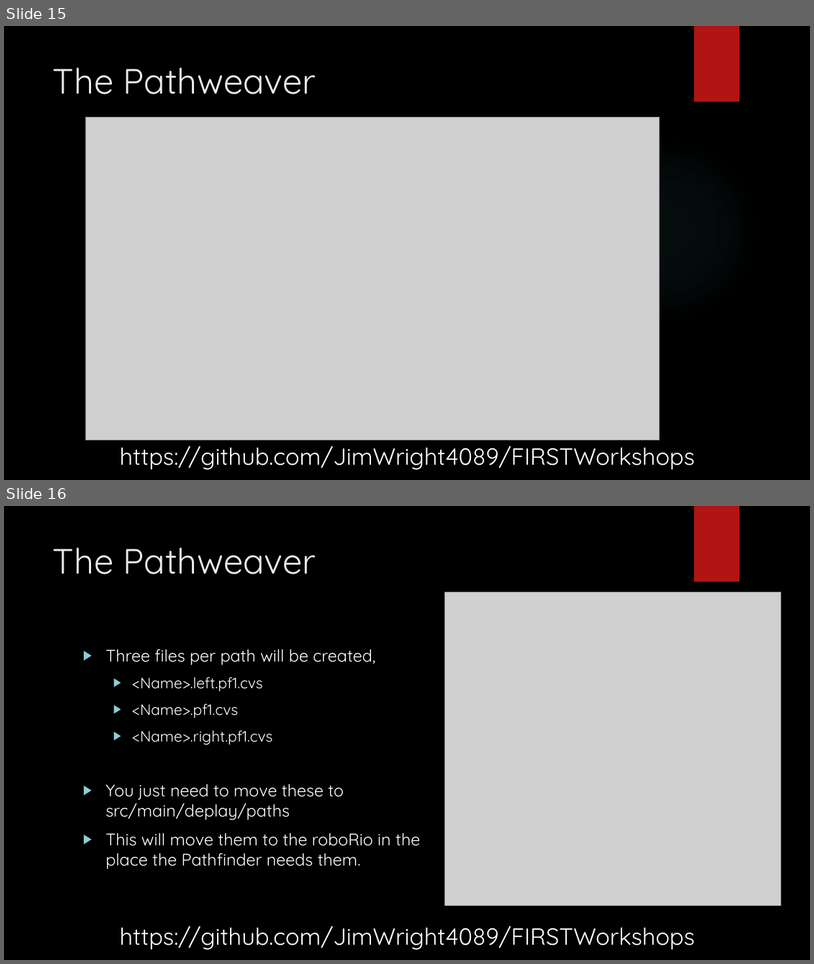
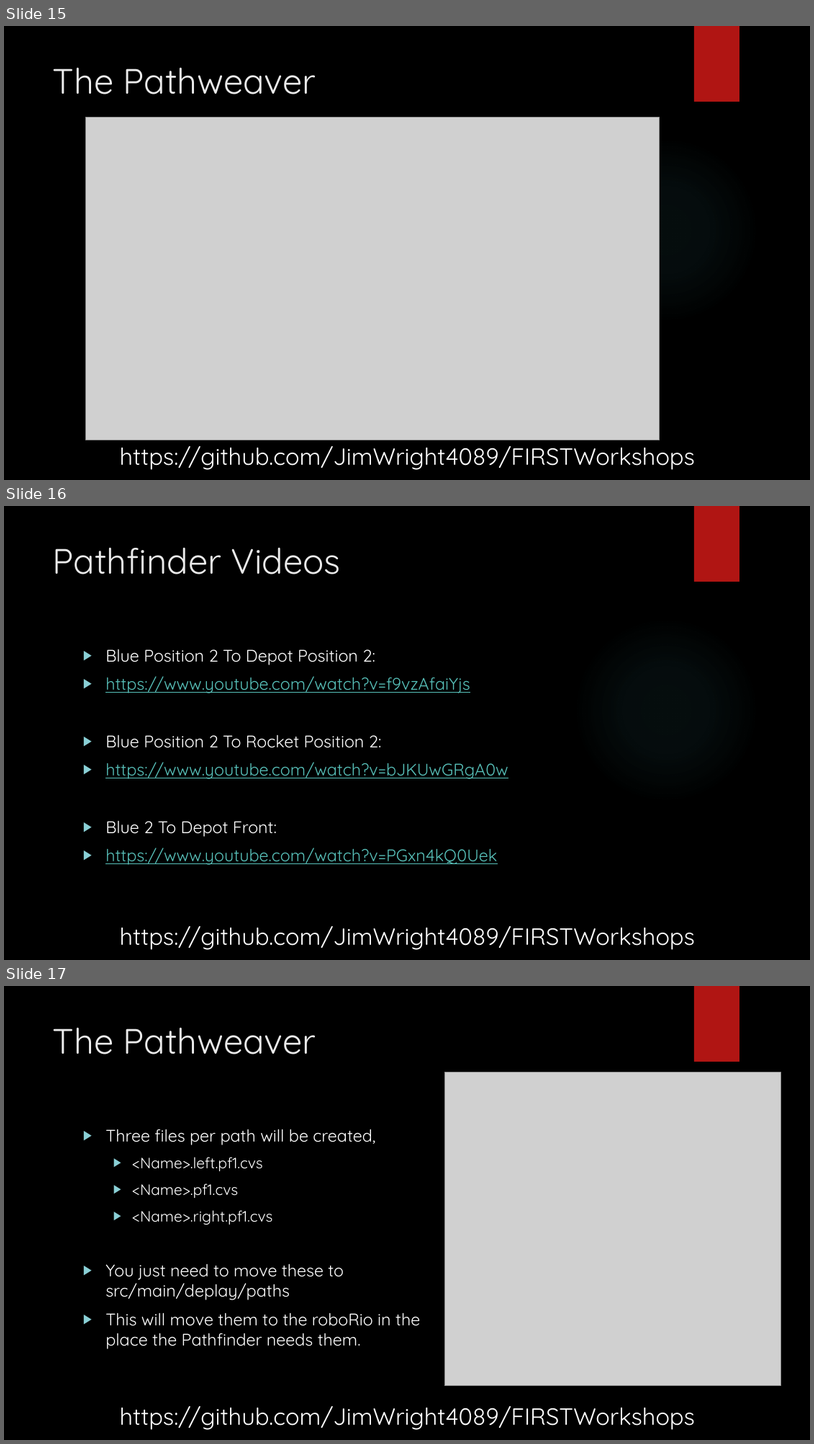
Before and after one commit to JimWright4089/FIRSTWorkshops, a slide deck: FRC/2019/Pathfinding/Pathfinding.pptx. Shown one above the other, each under a label of ours: slides 15 and 16 before the commit, slides 15, 16 and 17 after it. The pictures are 814x964 and 814x1444 pixels, drawn with LibreOffice and Linux fonts; fonts in the diff are those of the drawing; grey boxes stand for pictures; background and template pictures are left out. Boxes give left, top, right and bottom in pixels: in the first picture for what was removed or moved away, otherwise in the second. Text is boxed around its words. In the diff, an @@ line names an element or a change of style, - is before the commit and + after.

```diff
--- a/FRC/2019/Pathfinding/Pathfinding.pptx
+++ b/FRC/2019/Pathfinding/Pathfinding.pptx
@@ slide 16 added at <box>4,506,810,960</box>, background picture (left out); not listed: 2 template elements that a slide beside it also shows @@
@@ title added at <box>53,547,341,574</box>, 42 pt, text #EBEBEB @@
+Pathfinder Videos
@@ text added at <box>106,649,508,865</box>, 20 pt, text #58C1BA, underline @@
+▶ Blue Position 2 To Depot Position 2:
+▶ https://www.youtube.com/watch?v=f9vzAfaiYjs
+▶ Blue Position 2 To Rocket Position 2:
+▶ https://www.youtube.com/watch?v=bJKUwGRgA0w
+▶ Blue 2 To Depot Front:
+▶ https://www.youtube.com/watch?v=PGxn4kQ0Uek
@@ text added at <box>120,926,695,950</box>, 28 pt, text #FFFFFF @@
+https://github.com/JimWright4089/FIRSTWorkshops
@@ what was slide 16 is now slide 17 @@
```
Also in this commit, not shown: 1 slide changed, 2 other slides added.
